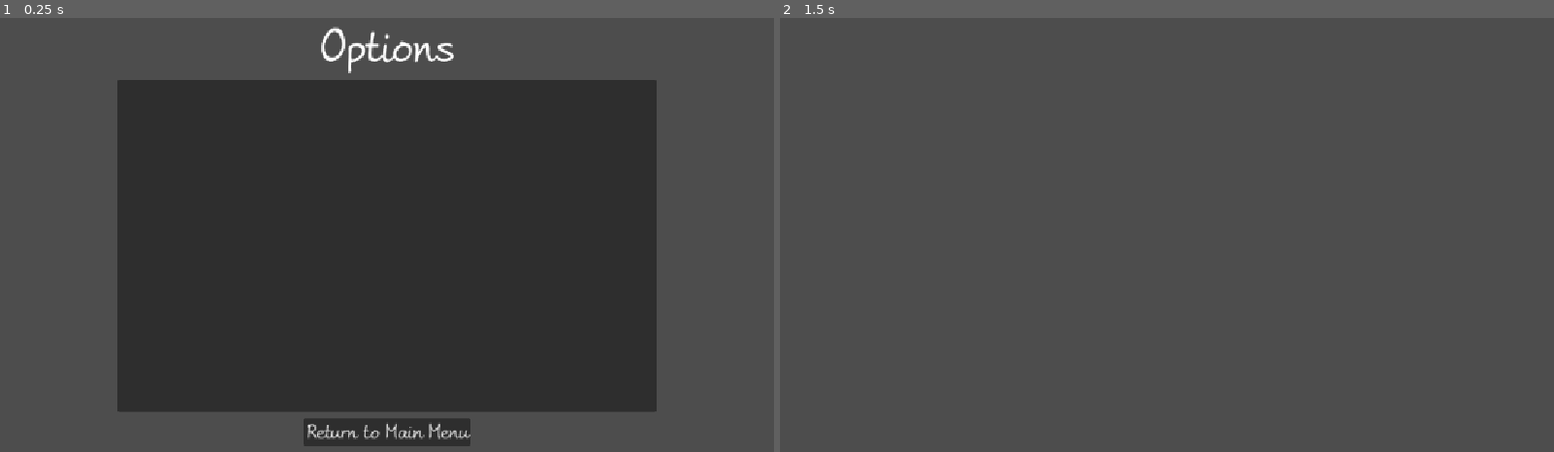
Above: before the commit, frames 1-2 (left to right).
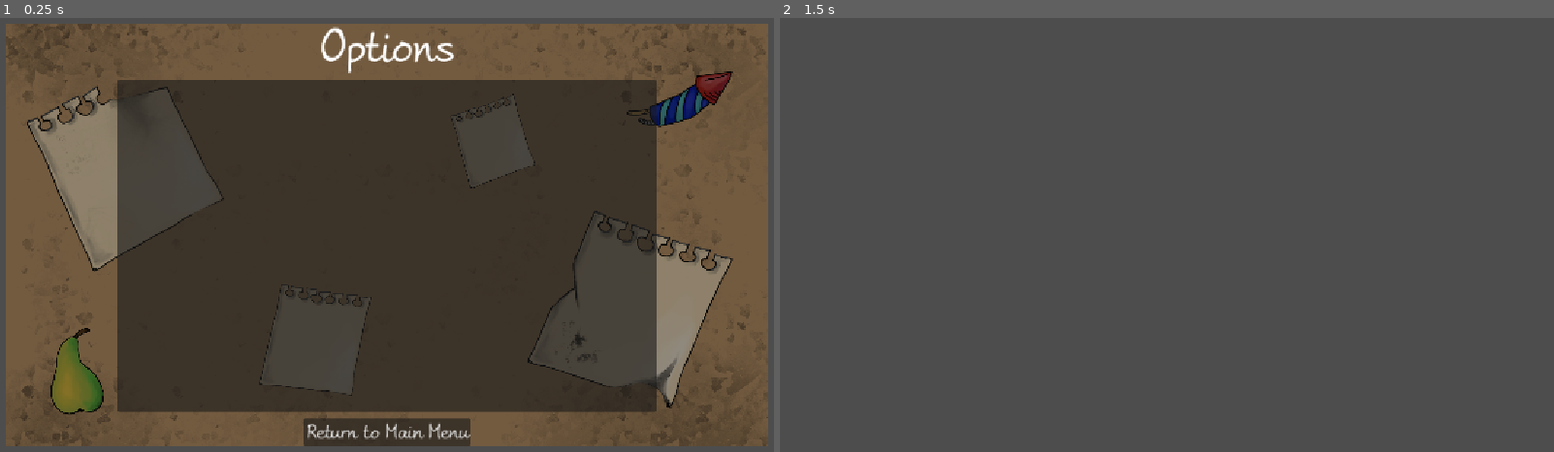
Above: after the commit, the same moments.

Repository: KIT-GameJam/Firework-Craft
Game: Godot game, scene res://ui/screens/settings-screen/settings_screen.tscn
Two runs of this game, one before a commit and one after it. Both use one fixed random seed, a clock stepped at 60 frames per second and the inputs below. This scene is started directly instead of the project's main scene.
Inputs (mouse positions are in pixels of both pictures, inside the frame that each line leads up to):
- Up to frame 1 (0.25 s): no input
- Up to frame 2 (1.5 s): tap Enter at 0.5 s; move the mouse to (1337, 213) at 0.52 s; hold D (move_right) 0.53-1.25 s; click (1337, 213) at 0.67 s; click "Return to Main Menu" at 1.25 s

The runs differ from the first frame. In frame 1, 47% of the frame differs, in the area x 0-100%, y 1-99%; in frame 2, nothing differs.

Commit message:
Make Setting-Screen less boring

Diff:
--- a/ui/screens/settings-screen/settings_screen.tscn
+++ b/ui/screens/settings-screen/settings_screen.tscn
@@ -1,7 +1,8 @@
-[gd_scene load_steps=4 format=3 uid="uid://ywybicp1ess8"]
+[gd_scene load_steps=5 format=3 uid="uid://ywybicp1ess8"]
 
 [ext_resource type="Theme" uid="uid://hheneshfv1b2" path="res://ui/themes/your_theme.tres" id="1_i4lq1"]
 [ext_resource type="Script" uid="uid://roiysiotwsbq" path="res://ui/screens/settings-screen/settings_screen.gd" id="2_ck7g6"]
+[ext_resource type="Texture2D" uid="uid://dbbdvr7kcyalw" path="res://textures/table.png" id="3_i4lq1"]
 [ext_resource type="PackedScene" uid="uid://cv271fh4d2p13" path="res://ui/components/settings-menu/settings_menu.tscn" id="4_i4lq1"]
 
 [node name="OptionsMenu" type="MarginContainer"]
@@ -17,6 +18,12 @@
 theme_override_constants/margin_right = 10
 theme_override_constants/margin_bottom = 10
 script = ExtResource("2_ck7g6")
+
+[node name="TextureRect" type="TextureRect" parent="."]
+modulate = Color(0.5678866, 0.5678866, 0.5678866, 1)
+layout_mode = 2
+texture = ExtResource("3_i4lq1")
+expand_mode = 2
 
 [node name="VBoxContainer" type="VBoxContainer" parent="."]
 custom_minimum_size = Vector2(450, 0)
